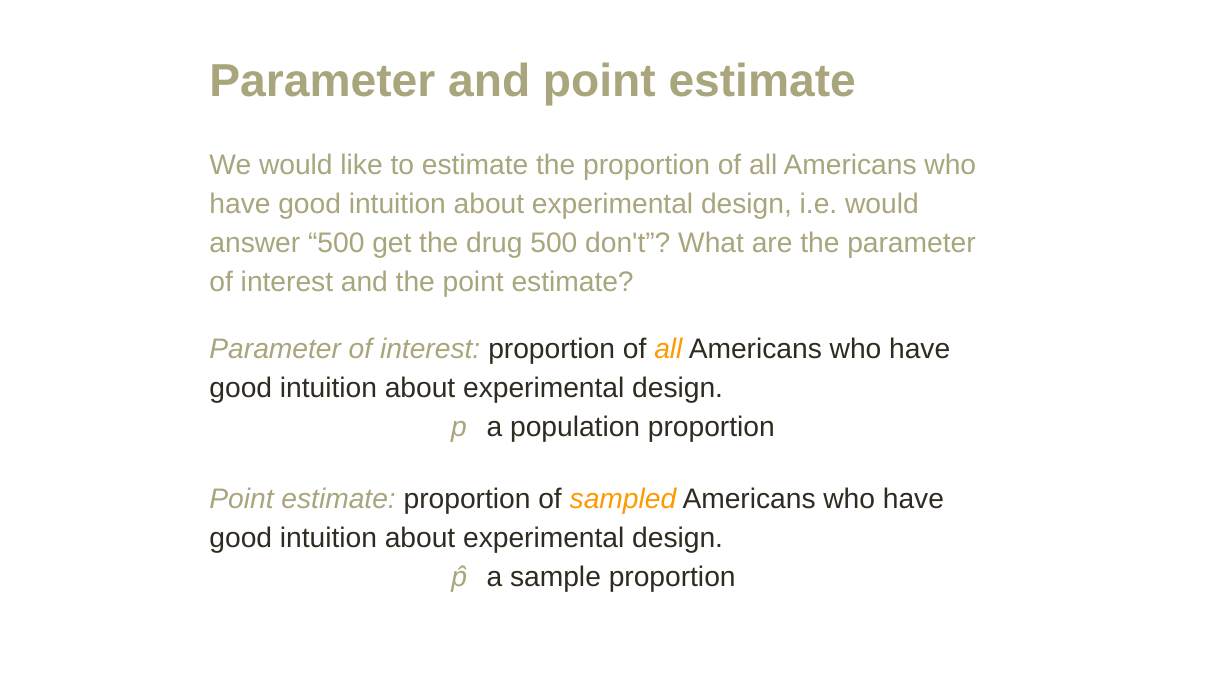
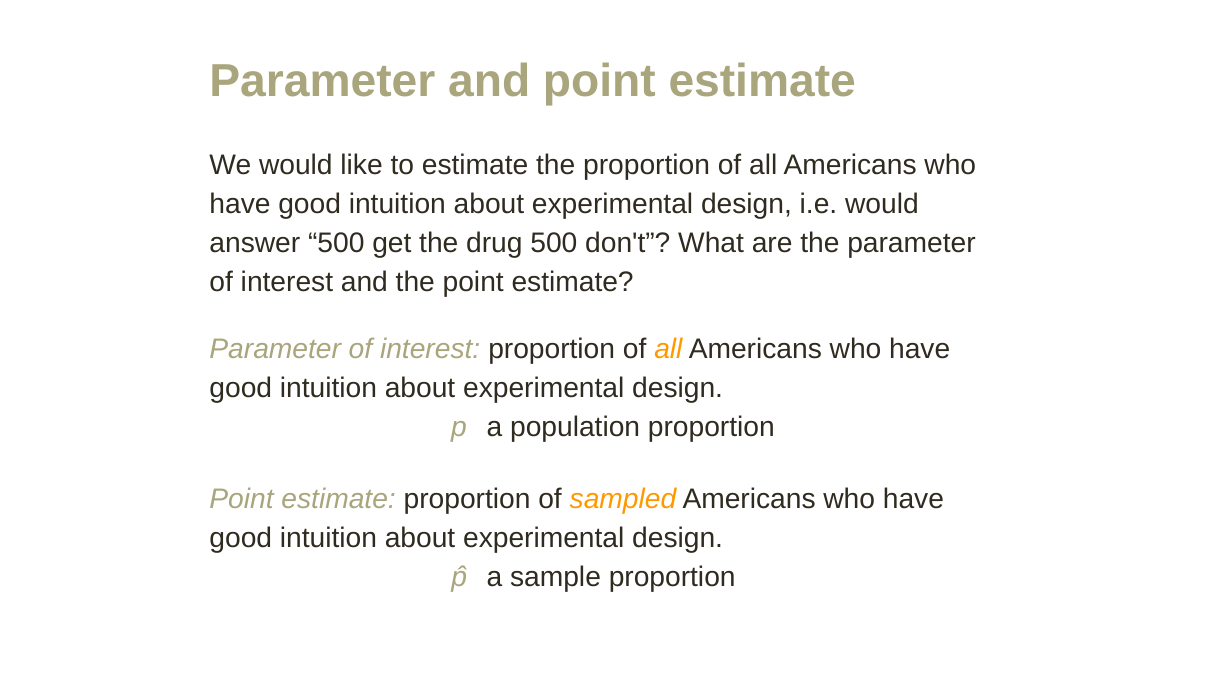
Before and after one commit to amosca01/MATH108-F23, a slide deck: slide 10 of slides/15-single-proportion.pptx (slide 9 before the commit). Drawn at 1232x693 pixels with LibreOffice and Linux fonts; fonts in the diff are those of the drawing. Boxes give left, top, right and bottom in pixels: in the first picture for what was removed or moved away, otherwise in the second. Text is boxed around its words. In the diff, an @@ line names an element or a change of style, - is before the commit and + after.

```diff
--- a/slides/15-single-proportion.pptx
+++ b/slides/15-single-proportion.pptx
@@ text "We would like to estimate ..." at (209, 153, 976, 297): text colour #A9A57C to #2F2B20 @@
```
Also in this commit, not shown: 1 other slide changed, 1 slide added, 1 other file.
